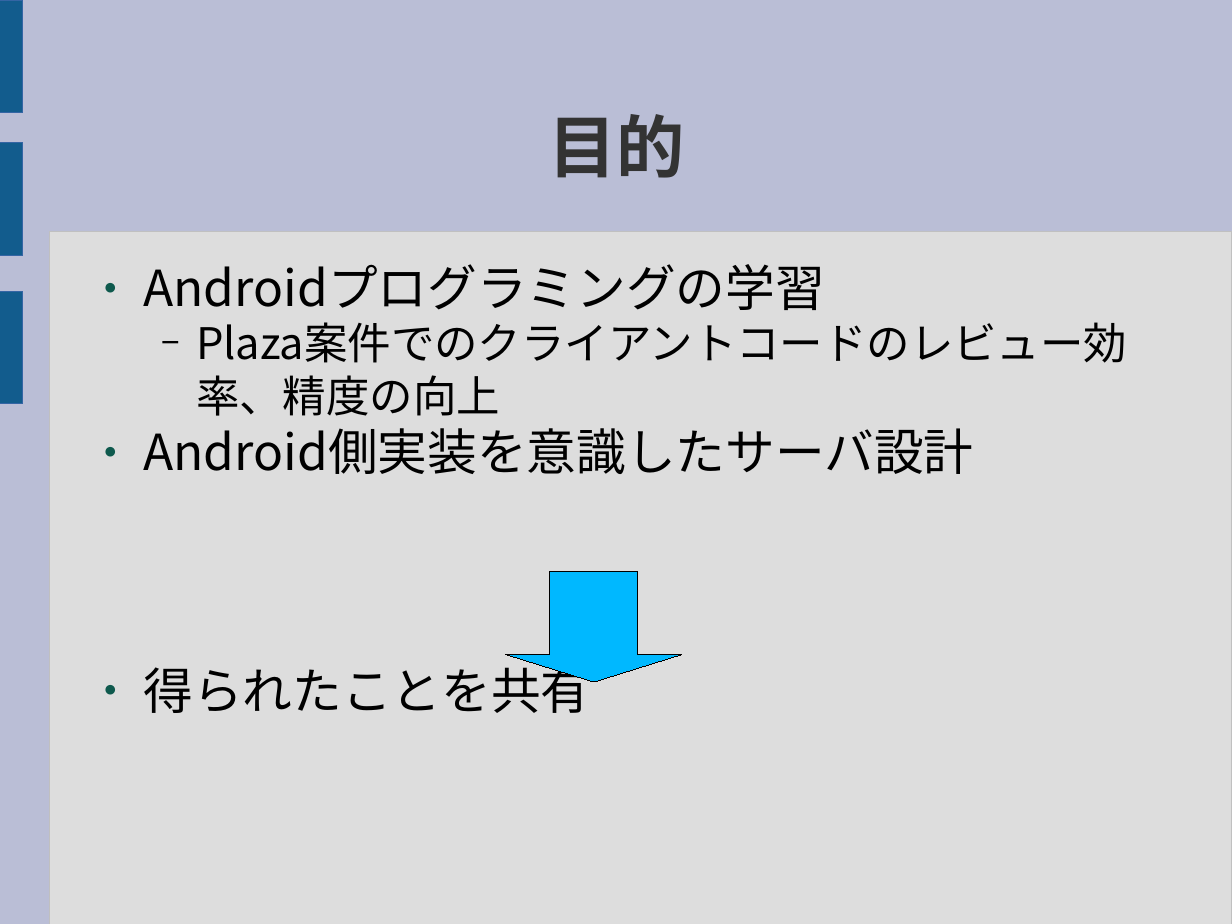
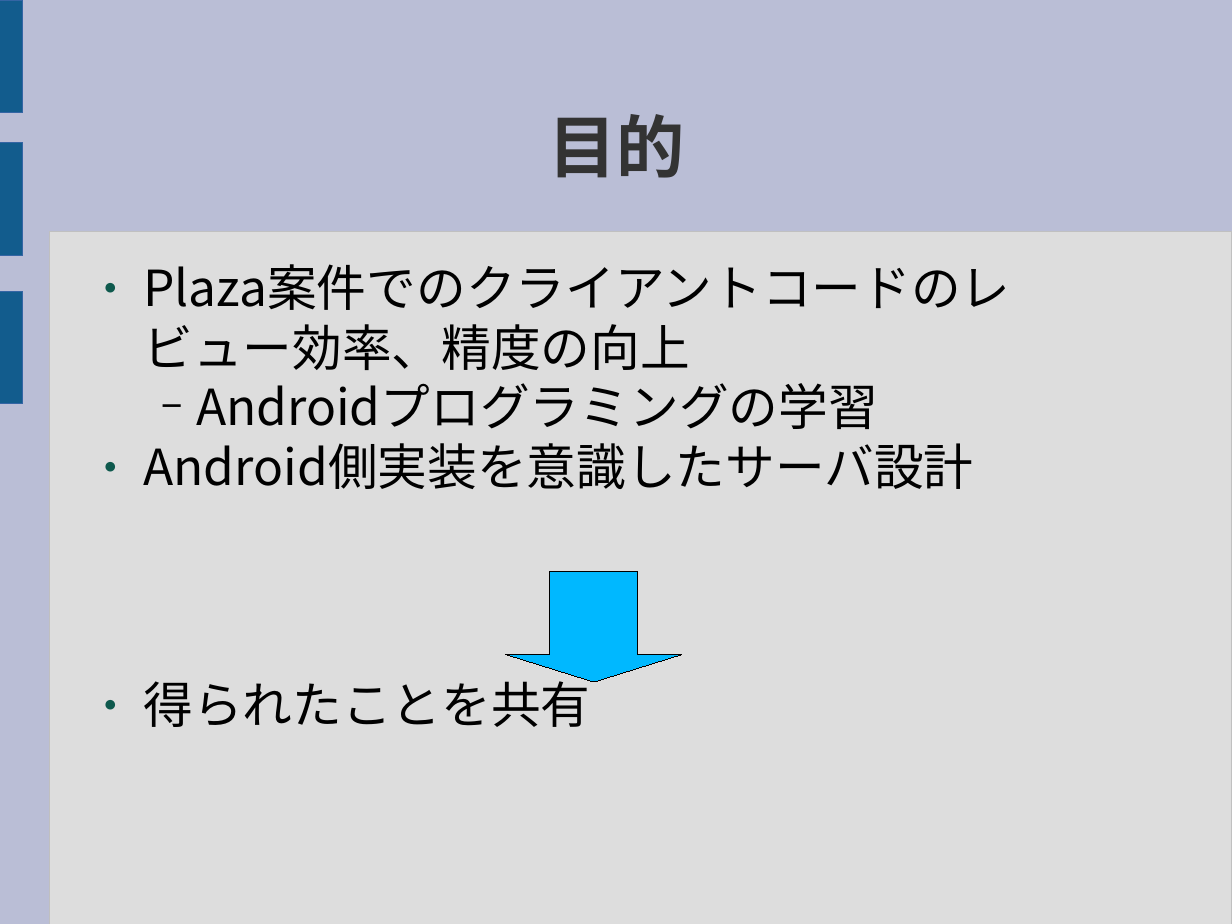
Before and after one commit to tamagohan/CloudNote_Server, a slide deck: slide 2 of doc/Cloud_Note.odp. Drawn at 1232x924 pixels with LibreOffice and Linux fonts; fonts in the diff are those of the drawing. Boxes give left, top, right and bottom in pixels: in the first picture for what was removed or moved away, otherwise in the second. Text is boxed around its words. In the diff, an @@ line names an element or a change of style, - is before the commit and + after.

Commit message:
modify presentation

```diff
--- a/doc/Cloud_Note.odp
+++ b/doc/Cloud_Note.odp
@@ text at <box>143,324,690,370</box>: paragraph added @@
+● Plaza案件でのクライアントコードのレビュー効率、精度の向上
@@ text at <box>196,375,500,416</box>: paragraph removed @@
-  − Plaza案件でのクライアントコードのレビュー効率、精度の向上
@@ text at <box>196,383,878,429</box>: bullet ● to −; list level 1 to 2 in "Androidプログラミングの学習"; bullet colour #0E594D to #000000 @@
```
Also in this commit, not shown: 2 other slides changed, 2 slides added.
